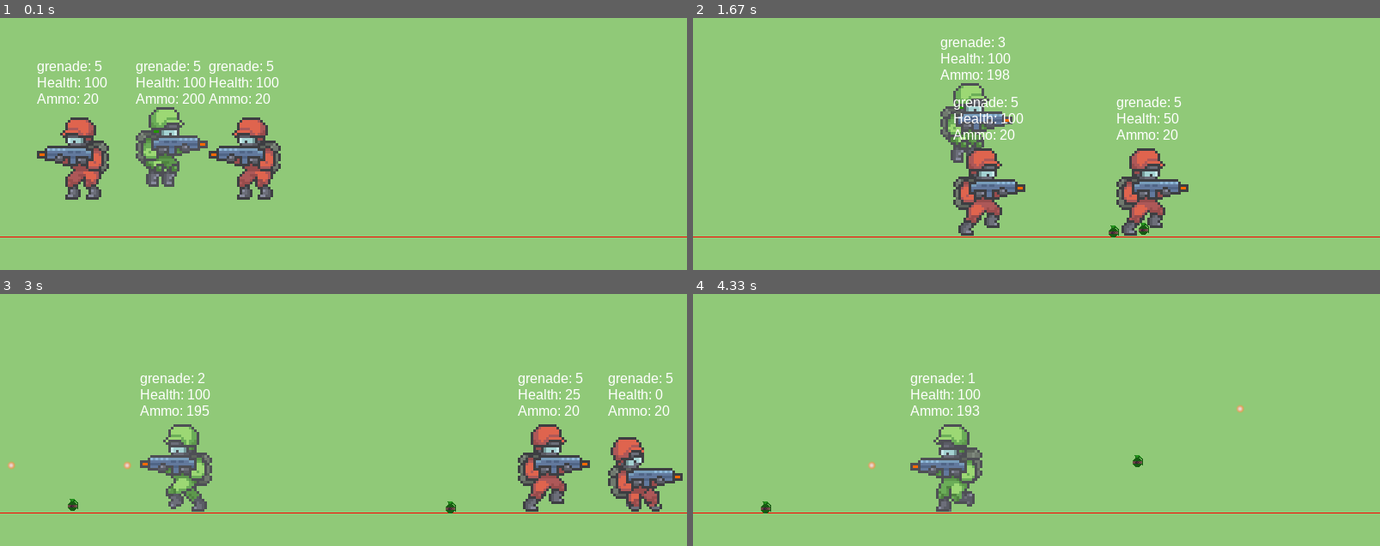
Above: before the commit, frames 1-4 (two rows, left to right).
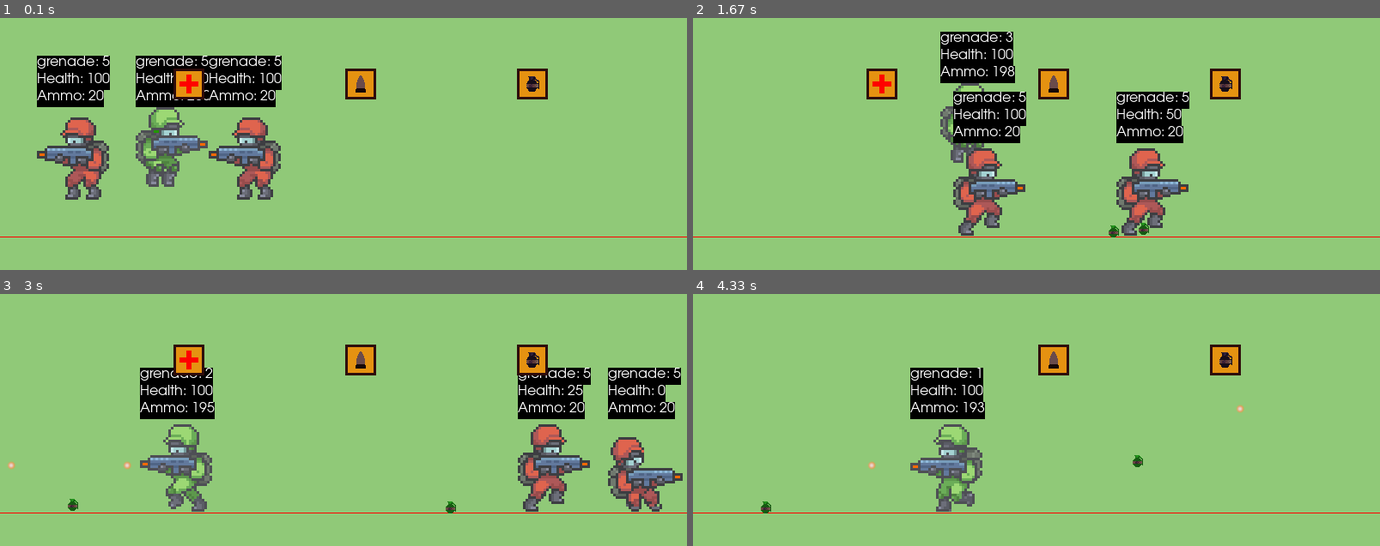
Above: after the commit, the same moments.

Repository: kus0023/shooter-game-pygame
Game: pygame game, started from src/main.py
The game is run twice, just before and just after one commit, with the same random seed, the same clock (stepped at 60 frames per second) and the same inputs.
Inputs:
- Up to frame 1 (0.1 s): no input
- Up to frame 2 (1.67 s): tap F at 0.33, 0.82 s; hold D 0.67-1.13 s; tap Space at 0.73, 1.03, 1.23, 1.57 s; hold W 1.17-1.47 s; hold D from 1.5 s (still down)
- Up to frame 3 (3 s): tap Space at 1.87, 2.07, 2.37, 2.63, 2.93 s; release D at 1.97 s; hold A 2-2.53 s; tap F at 2.15 s; hold A 2.57-2.97 s
- Up to frame 4 (4.33 s): hold W 3-3.37 s; tap Space at 3.07, 3.47, 3.77, 4.13 s; hold D 3.4-4.03 s; tap F at 3.55 s; hold A from 4.07 s (still down)

The runs differ from the first frame. In frame 1, 7.4% of the frame differs, in the area x 5-80%, y 14-36%; in frame 2, 7.9%, in the area x 25-80%, y 5-50%; in frame 3, 7.5%; in frame 4, 3.3%.

Commit message:
PART 7(a)| Collectable Items (https://www.youtube.com/watch?v=IVer6kbsARY&list=PLjcN1EyupaQm20hlUE11y9y8EY2aXLpnv&index=7)

Diff:
--- a/src/main.py
+++ b/src/main.py
@@ -32,6 +32,19 @@
 # images
 bullet_img = pygame.image.load("src/assets/img/icons/bullet.png").convert_alpha()
 grenade_img = pygame.image.load("src/assets/img/icons/grenade.png").convert_alpha()
+health_box_img = pygame.image.load(
+    "src/assets/img/icons/health_box.png"
+).convert_alpha()
+ammo_box_img = pygame.image.load("src/assets/img/icons/ammo_box.png").convert_alpha()
+grenade_box_img = pygame.image.load(
+    "src/assets/img/icons/grenade_box.png"
+).convert_alpha()
+
+item_boxes = {
+    "Health": health_box_img,
+    "Ammo": ammo_box_img,
+    "Grenade": grenade_box_img,
+}
 
 
 def draw_bg():
@@ -59,15 +72,15 @@
         # bullet propeties
         self.shoot_cooldown = 0
         self.ammo = ammo
-        self.start_ammo = ammo
+        self.max_ammo = ammo
 
         # health properties
         self.health = 100
         self.max_health = self.health
 
         # grenade properties
-        self.grenade_count = grenade_count
-        self.start_grenade = self.grenade_count
+        self.grenades = grenade_count
+        self.max_grenades = self.grenades
 
         # animation properties
         self.animation_dict = self.__get_animation_dict(scale)
@@ -146,7 +159,7 @@
             self.ammo -= 1
 
     def throw_grenade(self):
-        if self.grenade_count > 0:
+        if self.grenades > 0:
 
             # this value because bullet should not hit shooter player itself when created
             self_harm_protection = 10
@@ -161,7 +174,7 @@
                 x + self_harm_protection, self.rect.centery, self.direction
             )
             grenade_group.add(grenade)
-            self.grenade_count -= 1
+            self.grenades -= 1
 
     def __get_animation_dict(self, scale: int):
         # It will create a dictionary of all images I have for all the actions
@@ -221,24 +234,48 @@
         img = pygame.transform.flip(self.image, self.flip, False)
         screen.blit(img, self.rect)
 
-        font = pygame.font.SysFont("Arial", 16)
+        font = pygame.font.SysFont("Futura", 16)
         # ammo
-        ammo_surface = font.render(f"Ammo: {self.ammo}", True, (255, 255, 255))
+        ammo_surface = font.render(
+            f"Ammo: {self.ammo}", True, (255, 255, 255), (0, 0, 0)
+        )
         ammo_rect = ammo_surface.get_rect()
         ammo_rect.bottomleft = self.rect.topleft
         screen.blit(ammo_surface, ammo_rect)
         # health
-        health_surface = font.render(f"Health: {self.health}", True, (255, 255, 255))
+        health_surface = font.render(
+            f"Health: {self.health}", True, (255, 255, 255), (0, 0, 0)
+        )
         health_rect = health_surface.get_rect()
         health_rect.bottomleft = ammo_rect.topleft
         screen.blit(health_surface, health_rect)
         # grenade
         grenade_surface = font.render(
-            f"grenade: {self.grenade_count}", True, (255, 255, 255)
+            f"grenade: {self.grenades}", True, (255, 255, 255), (0, 0, 0)
         )
         grenade_rect = grenade_surface.get_rect()
         grenade_rect.bottomleft = health_rect.topleft
         screen.blit(grenade_surface, grenade_rect)
+
+
+class ItemBox(pygame.sprite.Sprite):
+    def __init__(self, item_type, x, y):
+        pygame.sprite.Sprite.__init__(self)
+        self.item_type = item_type
+        self.image: pygame.Surface = item_boxes[self.item_type]
+        self.rect = self.image.get_rect()
+        self.rect.midtop = (x + TILE_SIZE // 2, y + (TILE_SIZE - self.image.height))
+
+    def update(self):
+        if pygame.sprite.collide_rect(self, player):
+            if self.item_type == "Health":
+                player.health = min(player.health + 25, player.max_health)
+            if self.item_type == "Ammo":
+                player.ammo = min(player.ammo + 15, player.max_ammo)
+            if self.item_type == "Grenade":
+                player.grenades = min(player.grenades + 5, player.max_grenades)
+
+            self.kill()
 
 
 class Bullet(pygame.sprite.Sprite):
@@ -303,16 +340,17 @@
             explosion = Explosion(self.rect.centerx, self.rect.centery)
             explosion_group.add(explosion)
             # do damage to player if nearby
-            distance_x = self.rect.centerx - player.rect.centerx
-            distance_y = self.rect.centery - player.rect.centery
-            if distance_x < TILE_SIZE * 2 and distance_y < TILE_SIZE * 2:
-                player.health -= 50
+            max_distance = TILE_SIZE * 2
+            distance_x = abs(self.rect.centerx - player.rect.centerx)
+            distance_y = abs(self.rect.centery - player.rect.centery)
+            if distance_x < max_distance and distance_y < max_distance:
+                player.health -= 30
 
             # do damage to enemies if nearby
             for enemy in enemy_group:
                 distance_x = self.rect.centerx - enemy.rect.centerx
                 distance_y = self.rect.centery - enemy.rect.centery
-                if distance_x < TILE_SIZE * 2 and distance_y < TILE_SIZE * 2:
+                if distance_x < max_distance and distance_y < max_distance:
                     enemy.health -= 50
 
 
@@ -353,6 +391,7 @@
 bullet_group = pygame.sprite.Group()
 grenade_group = pygame.sprite.Group()
 explosion_group = pygame.sprite.Group()
+item_box_group = pygame.sprite.Group()
 
 x = 200
 y = 200
@@ -364,6 +403,13 @@
         Soldier("enemy", x - 100, y, scale, 5, 20),
     ]
 )
+item_box_group.add(
+    [
+        ItemBox("Health", 200, 100),
+        ItemBox("Ammo", 400, 100),
+        ItemBox("Grenade", 600, 100),
+    ]
+)
 
 enemy_moving_left = True
 enemy_moving_right = False
@@ -389,6 +435,8 @@
 
     explosion_group.update()
     explosion_group.draw(screen)
+    item_box_group.update()
+    item_box_group.draw(screen)
 
     if player.is_alive:
         # shoot bullets
